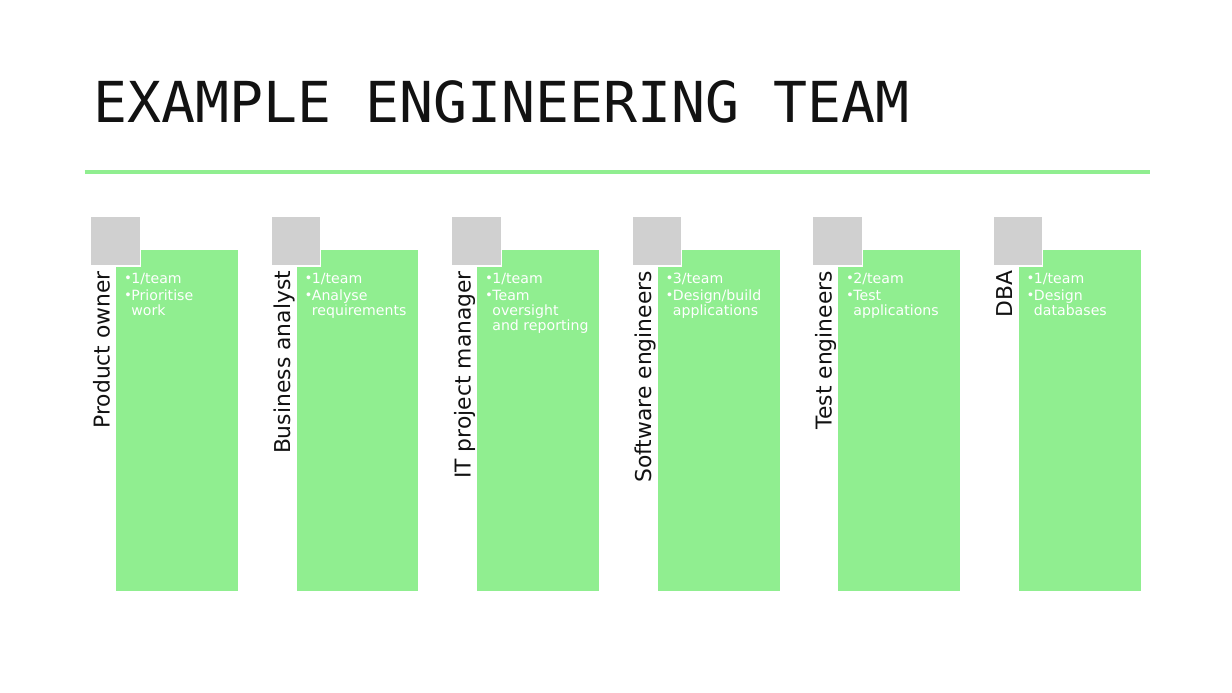
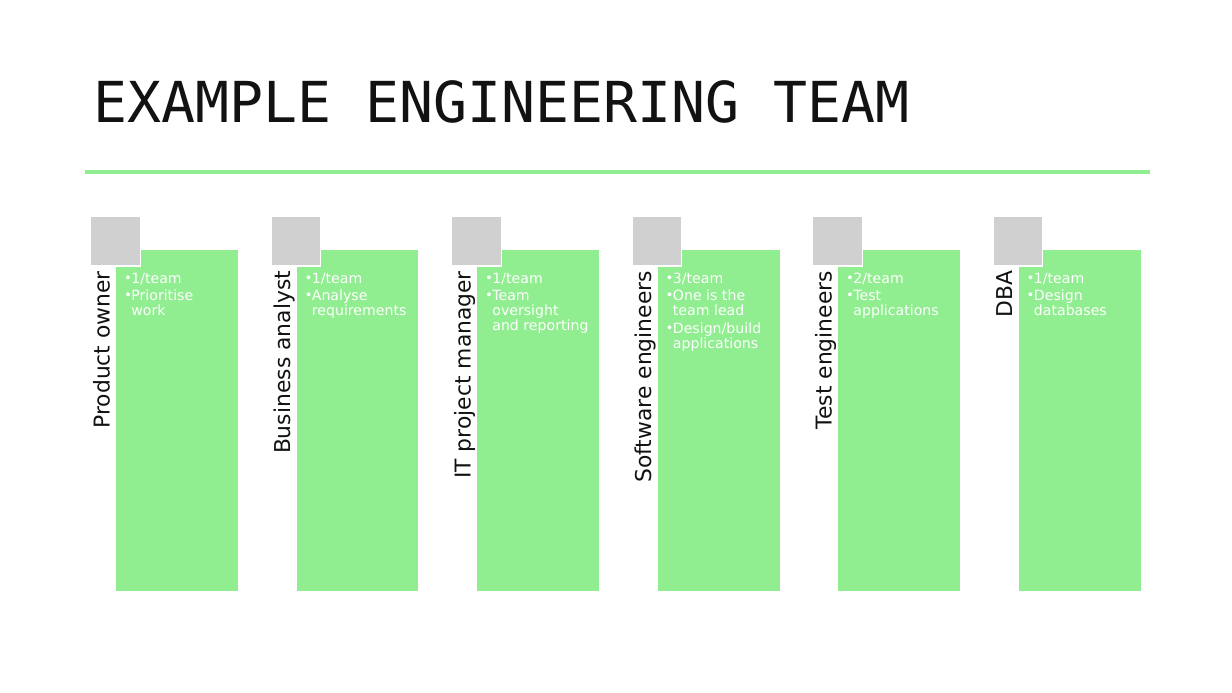
Before and after one commit to benchiverton/Blog, a slide deck: slide 27 of src/BenChiverton.Blog/Resources/Downloads/evolution_of_IT/evolution_of_IT.pptx (slide 14 before the commit). Drawn at 1232x693 pixels with LibreOffice and Linux fonts; fonts in the diff are those of the drawing; grey boxes stand for pictures. Boxes give left, top, right and bottom in pixels: in the first picture for what was removed or moved away, otherwise in the second. Text is boxed around its words. In the diff, an @@ line names an element or a change of style, - is before the commit and + after.

```diff
--- a/src/BenChiverton.Blog/Resources/Downloads/evolution_of_IT/evolution_of_IT.pptx
+++ b/src/BenChiverton.Blog/Resources/Downloads/evolution_of_IT/evolution_of_IT.pptx
@@ text at [667, 289, 745, 315]: paragraph added @@
+  • One is the team lead
```
Also in this commit, not shown: 7 other slides changed, 15 slides added, 3 slides removed.
